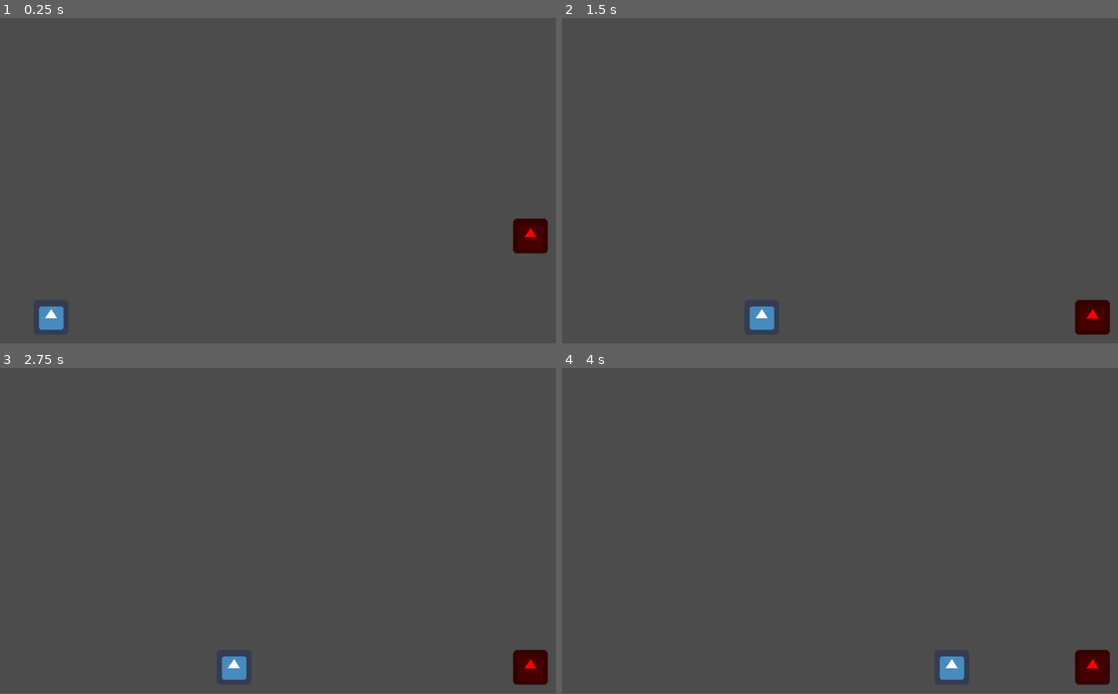
Above: before the commit, frames 1-4 (two rows, left to right).
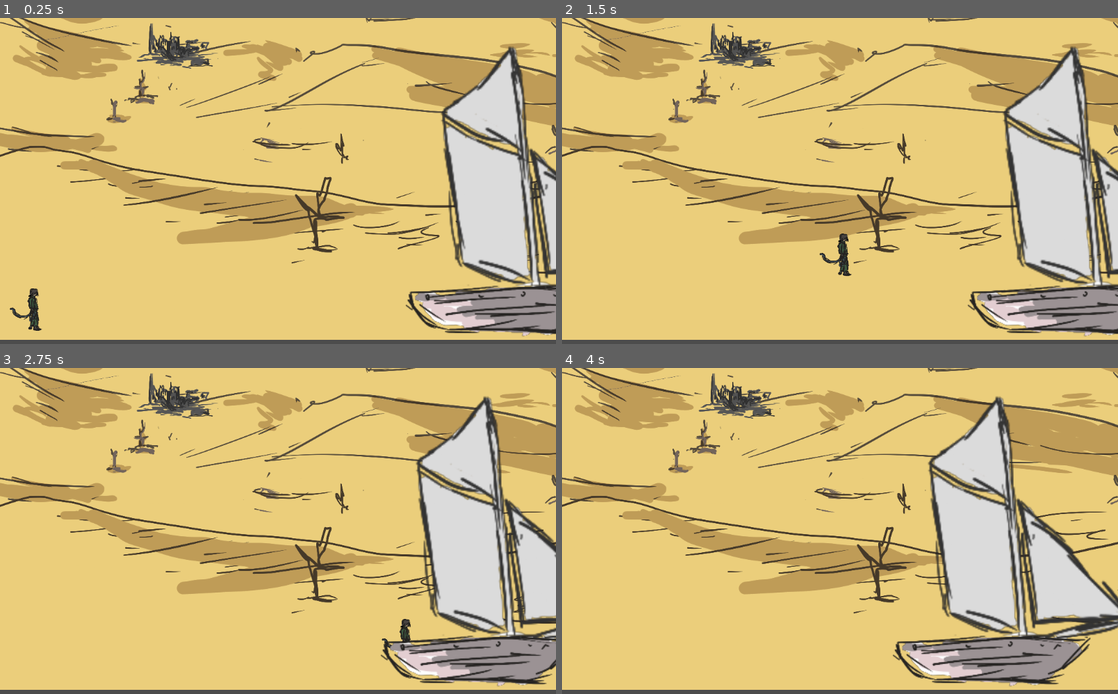
Above: after the commit, the same moments.

Repository: Raidez/through-the-sands-deprecated
Game: Godot game, scene res://scenes/Main.tscn
Two runs of this game, one before a commit and one after it. Both use one fixed random seed, a clock stepped at 60 frames per second and the inputs below. The engine's default icon, where the game draws it, is replaced by a stand-in: a white triangle on a blue panel in a dark square.
Inputs:
- Up to frame 1 (0.25 s): no input
- Up to frame 2 (1.5 s): hold Right (move_right) from 0.53 s (still down); tap Space (jump) at 0.6, 0.77, 1.07, 1.35 s
- Up to frame 3 (2.75 s): tap Space (jump) at 1.52, 1.82, 2.1 s; release Right (move_right) at 2.03 s; hold Left (move_left) from 2.03 s (still down)
- Up to frame 4 (4 s): release Left (move_left) at 2.78 s; hold Right (move_right) from 2.78 s (still down); tap Space (jump) at 2.85, 3.02, 3.32, 3.6, 3.77 s
In our replay, the window is 800x468 before the commit and 800x469 after it. These sizes can differ from the game's own. Grey fills any space a smaller window leaves; there, only what the larger window draws over its background counts as a difference.

The runs differ from the first frame. In frame 1, 96% of the frame differs, in the area x 0-100%, y 0-99%; in frame 2, 96%; in frame 3, 96%; in frame 4, 95%.

Commit message:
- système de mouvement (+ajouter du saut) - ajout des assets pour le prototype

Diff:
--- a/project.godot
+++ b/project.godot
@@ -13,6 +13,11 @@
 config/name="Through the Sands"
 run/main_scene="res://scenes/Main.tscn"
 config/icon="res://icon.png"
+
+[display]
+
+window/stretch/mode="2d"
+window/stretch/aspect="keep_width"
 
 [input]
 
--- a/scenes/Main.tscn
+++ b/scenes/Main.tscn
@@ -1,25 +1,42 @@
-[gd_scene load_steps=4 format=2]
+[gd_scene load_steps=5 format=2]
 
 [ext_resource path="res://scenes/Player.tscn" type="PackedScene" id=1]
-[ext_resource path="res://scenes/Crate.tscn" type="PackedScene" id=3]
+[ext_resource path="res://assets/background.png" type="Texture" id=2]
+[ext_resource path="res://scenes/Ship.tscn" type="PackedScene" id=3]
 
 [sub_resource type="RectangleShape2D" id=1]
-extents = Vector2( 516, 15 )
+extents = Vector2( 552.5, 15 )
 
 [node name="Main" type="Node2D"]
 
-[node name="Player" parent="." instance=ExtResource( 1 )]
-position = Vector2( 94, 552 )
-
-[node name="StaticBody2D" type="StaticBody2D" parent="."]
+[node name="StaticBody2D" type="StaticBody2D" parent="." groups=["floor"]]
 position = Vector2( 4, 594 )
 __meta__ = {
-"_edit_group_": true
+"_edit_group_": true,
+"_edit_lock_": true
 }
 
 [node name="CollisionShape2D" type="CollisionShape2D" parent="StaticBody2D"]
-position = Vector2( 506, 5 )
+position = Vector2( 511.5, 5 )
 shape = SubResource( 1 )
 
-[node name="Crate" parent="." instance=ExtResource( 3 )]
-position = Vector2( 977, 374 )
+[node name="Background" type="Sprite" parent="."]
+scale = Vector2( 0.55463, 0.55463 )
+z_index = -1
+texture = ExtResource( 2 )
+centered = false
+offset = Vector2( -30, -10 )
+__meta__ = {
+"_edit_lock_": true
+}
+
+[node name="Player" parent="." instance=ExtResource( 1 )]
+position = Vector2( 108, 557 )
+
+[node name="Ship" parent="." instance=ExtResource( 3 )]
+position = Vector2( 663, 422 )
+
+[node name="Camera2D" type="Camera2D" parent="."]
+position = Vector2( 382, 418 )
+current = true
+zoom = Vector2( 0.6, 0.6 )
--- a/scenes/Player.tscn
+++ b/scenes/Player.tscn
@@ -1,20 +1,19 @@
 [gd_scene load_steps=4 format=2]
 
 [ext_resource path="res://scripts/Player.gd" type="Script" id=1]
-[ext_resource path="res://icon.png" type="Texture" id=2]
+[ext_resource path="res://assets/character.png" type="Texture" id=2]
 
 [sub_resource type="RectangleShape2D" id=1]
-extents = Vector2( 32, 32 )
+extents = Vector2( 12, 24 )
 
 [node name="Player" type="KinematicBody2D"]
 position = Vector2( 102, 433 )
 script = ExtResource( 1 )
-__meta__ = {
-"_edit_group_": true
-}
 
 [node name="Sprite" type="Sprite" parent="."]
+scale = Vector2( 0.451456, 0.451456 )
 texture = ExtResource( 2 )
 
 [node name="CollisionShape2D" type="CollisionShape2D" parent="."]
+position = Vector2( 4, 0 )
 shape = SubResource( 1 )
--- /dev/null
+++ b/scenes/Ship.tscn
@@ -0,0 +1,25 @@
+[gd_scene load_steps=3 format=2]
+
+[ext_resource path="res://assets/ship.png" type="Texture" id=1]
+
+[sub_resource type="RectangleShape2D" id=1]
+extents = Vector2( 2.54506, 155.957 )
+
+[node name="Ship" type="RigidBody2D"]
+mode = 2
+gravity_scale = 10.0
+__meta__ = {
+"_edit_group_": true
+}
+
+[node name="Sprite" type="Sprite" parent="."]
+texture = ExtResource( 1 )
+
+[node name="ShipCollision" type="CollisionPolygon2D" parent="."]
+polygon = PoolVector2Array( -135, 116, -133, 129, -126, 140, -114, 152, -94, 157, 28, 159, 78, 111, 70, 113, 27, 156, -93, 154, -112, 149, -124, 138, -130, 128, -132, 115 )
+
+[node name="PoleCollision" type="CollisionShape2D" parent="."]
+position = Vector2( -6.68431, 0.203691 )
+rotation = -0.100351
+shape = SubResource( 1 )
+disabled = true
--- a/scripts/Player.gd
+++ b/scripts/Player.gd
@@ -1,47 +1,58 @@
 extends KinematicBody2D
 
-enum STATE { MOVE, PUSH }
 const speed = 350
-const speed_push = 100
-const accel = 0.09
-const deaccel = 0.2
-const push_crate = Vector2(20, 0)
+const acceleration = 0.09
+const friction = 0.2
+const mass = 20
+const jump_height = 600
+
+const push_crate_speed = 50
+const push_ship_speed = 50
 
 var velocity: Vector2
-var gravity: Vector2 = ProjectSettings.get_setting("physics/2d/default_gravity_vector")
-var state = STATE.MOVE
+var gravity : int = ProjectSettings.get_setting("physics/2d/default_gravity")
 var collision: KinematicCollision2D
 
-func _process(delta):
+func _physics_process(delta):
 	# détermine la direction
+	var movement = get_input()
+
+	# calcul du mouvement (direction, gravité, etc)
+	calculate_velocity(movement, delta)
+
+	# déplacement
+	velocity = move_and_slide(velocity, Vector2.UP, true, 4, 0.785398, false)
+	for i in get_slide_count():
+		var collision = get_slide_collision(i)
+		if collision.collider.name == "Ship":
+			move_ship(collision.collider, collision.travel.normalized())
+
+func get_input():
 	var movement = Vector2.ZERO
 	if Input.is_action_pressed("move_right"):
-		movement.x = +1
-	elif Input.is_action_pressed("move_left"):
+		movement.x = 1
+	if Input.is_action_pressed("move_left"):
 		movement.x = -1
+	if Input.is_action_just_pressed("jump") and is_on_floor():
+		velocity.y = -jump_height
 
-	# accélération/déaccélération
-	if state == STATE.MOVE:
-		move(movement)
-	elif state == STATE.PUSH:
-		push(movement)
+	return movement
 
-	# collision
-	collision = move_and_collide(velocity * delta, false)
-	if collision and collision.collider is RigidBody2D:
-		state = STATE.PUSH
-		collision.collider.apply_central_impulse(push_crate)
+func calculate_velocity(movement: Vector2, delta):
+	# déplacement
+	if movement.length() > 0:
+		velocity.x = lerp(velocity.x, movement.x * speed, acceleration)
 	else:
-		state = STATE.MOVE
+		velocity.x = lerp(velocity.x, 0, friction)
 
-func move(movement: Vector2):
-	if movement.length() > 0:
-		velocity = velocity.linear_interpolate(movement * speed, accel)
-	else:
-		velocity = velocity.linear_interpolate(Vector2.ZERO, deaccel)
+	# gravité
+	velocity.y += gravity * mass * delta
 
-func push(movement: Vector2):
-	if movement.length() > 0:
-		velocity = velocity.linear_interpolate(movement * speed_push, accel)
-	else:
-		velocity = velocity.linear_interpolate(Vector2.ZERO, deaccel)
+func move_ship(ship: RigidBody2D, direction: Vector2):
+	# déplace le bateau horizontalement
+	var velocity = direction * push_ship_speed
+	velocity.y = 0
+	print(velocity)
+#	direction.y = 0
+	if is_on_wall():
+		ship.apply_central_impulse(velocity)
Binary file added: assets/background.png
Not shown, added: assets/background.png.import
Binary file added: assets/character.png
Not shown, added: assets/character.png.import
Binary file added: assets/ship.png
Not shown, added: assets/ship.png.import
